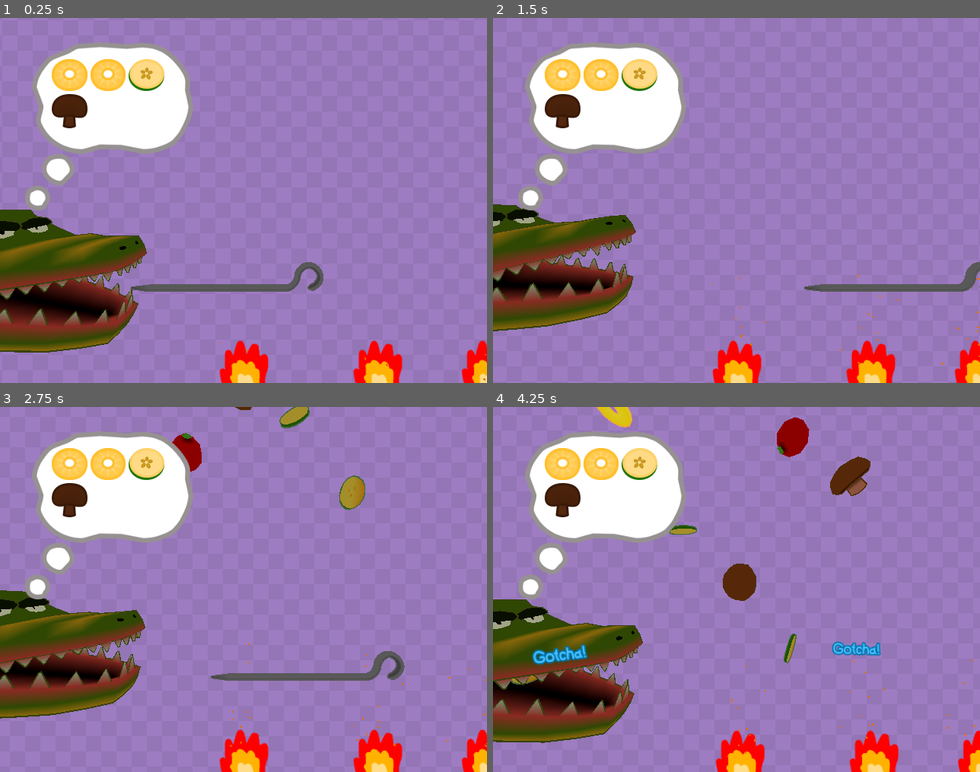
Above: before the commit, frames 1-4 (two rows, left to right).
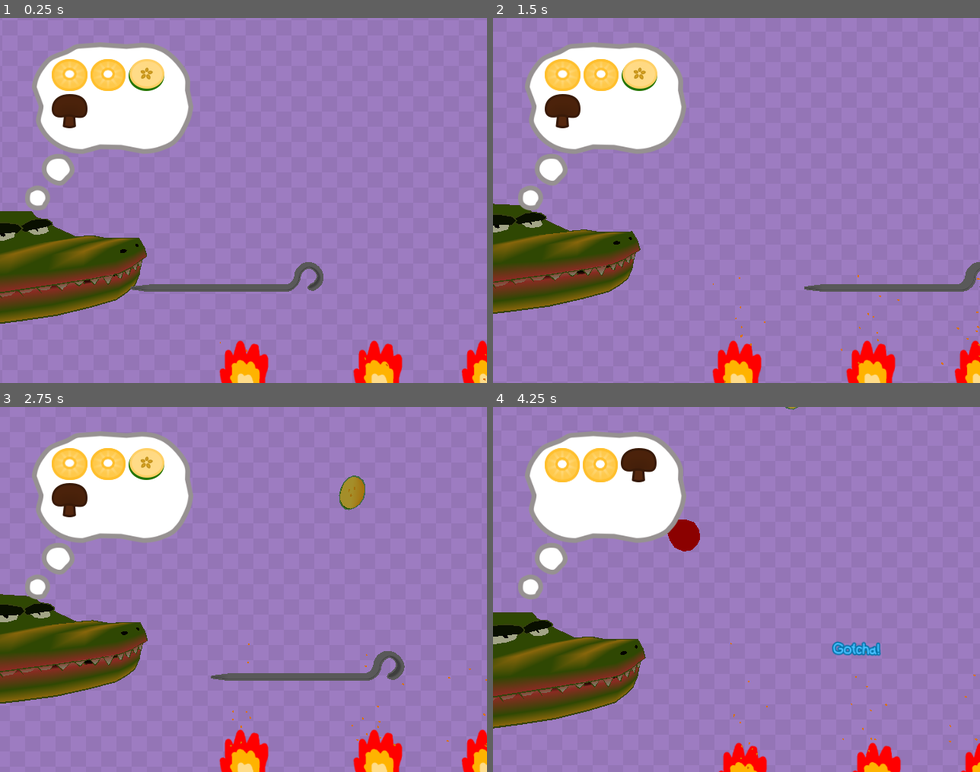
Above: after the commit, the same moments.

Repository: MartinLeGrand/AGES2026GameJam
Game: Godot game, scene res://Project/Maps/GameScene.tscn
The game is run twice, just before and just after one commit, with the same random seed, the same clock (stepped at 60 frames per second) and the same inputs. The engine's default icon, where the game draws it, is replaced by a stand-in: a white triangle on a blue panel in a dark square.
Inputs:
- Up to frame 1 (0.25 s): no input
- Up to frame 2 (1.5 s): hold Right (ui_right) 0.53-1.28 s; hold Left (ui_left) from 1.28 s (still down)
- Up to frame 3 (2.75 s): release Left (ui_left) at 2.03 s; hold Right (ui_right) from 2.03 s (still down)
- Up to frame 4 (4.25 s): release Right (ui_right) at 3.53 s; hold Left (ui_left) from 3.53 s (still down)

The runs differ from the first frame. In frame 1, 5.9% of the frame differs, in the area x 0-31%, y 52-92%; in frame 2, 7.3%; in frame 3, 7.7%; in frame 4, 15%, in the area x 0-100%, y 0-100%.

Commit message:
Spawn time change

Diff:
--- a/Project/Maps/GameScene.tscn
+++ b/Project/Maps/GameScene.tscn
@@ -8,13 +8,14 @@
 [ext_resource type="PackedScene" uid="uid://crkma5gafw4qf" path="res://Project/Prefabs/text_effect_spawner.tscn" id="4_e8hnt"]
 [ext_resource type="Script" uid="uid://na5ryfkm6iaj" path="res://Project/Scripts/text_test.gd" id="5_q8uac"]
 [ext_resource type="Material" uid="uid://cx6utliwik3uh" path="res://Project/Materials/vertex_unshaded.tres" id="6_p7xys"]
+[ext_resource type="Script" uid="uid://bhuyt7axr0w2s" path="res://Project/Scripts/chomper.gd" id="8_p7xys"]
 [ext_resource type="PackedScene" uid="uid://jhui4717qmye" path="res://Project/GameObjects/Collector/Collector.tscn" id="9_e8hnt"]
 [ext_resource type="PackedScene" uid="uid://dr6dff44m6wmu" path="res://Project/GameObjects/Fire/Fire.tscn" id="10_q8uac"]
 
 [sub_resource type="Environment" id="Environment_d2qli"]
 background_mode = 3
 
-[sub_resource type="ArrayMesh" id="ArrayMesh_13412"]
+[sub_resource type="ArrayMesh" id="ArrayMesh_d2qli"]
 _surfaces = [{
 "aabb": AABB(-2.900878, 0.104405165, -7.277389, 5.801756, 3.235161, 8.368149),
 "format": 34359742465,
@@ -112,92 +113,6 @@
 "vertex_data": PackedByteArray("vOEsO7KqOz6k9o6/A98ZQKY07D8/gmU/rd+RP5Xpdj/ASdnAUycfQLgXRj6h9Xq/cOc7QDkwFj7+RwY+cEonwD2 …(8371 unchanged characters)…
 }]
 
-[sub_resource type="Animation" id="Animation_7cqvo"]
-length = 0.001
-tracks/0/type = "value"
-tracks/0/imported = false
-tracks/0/enabled = true
-tracks/0/path = NodePath("Crocodile/Croc_Top:position")
-tracks/0/interp = 1
-tracks/0/loop_wrap = true
-tracks/0/keys = {
-"times": PackedFloat32Array(0),
-"transitions": PackedFloat32Array(1),
-"update": 0,
-"values": [Vector3(0, 0, 0)]
-}
-tracks/1/type = "value"
-tracks/1/imported = false
-tracks/1/enabled = true
-tracks/1/path = NodePath("Crocodile/Croc_Top:rotation")
-tracks/1/interp = 1
-tracks/1/loop_wrap = true
-tracks/1/keys = {
-"times": PackedFloat32Array(0),
-"transitions": PackedFloat32Array(1),
-"update": 0,
-"values": [Vector3(0, 0, 0)]
-}
-tracks/2/type = "value"
-tracks/2/imported = false
-tracks/2/enabled = true
-tracks/2/path = NodePath("Crocodile/Croc_Top/Croc_Bottom:rotation")
-tracks/2/interp = 1
-tracks/2/loop_wrap = true
-tracks/2/keys = {
-"times": PackedFloat32Array(0),
-"transitions": PackedFloat32Array(1),
-"update": 0,
-"values": [Vector3(-0.22755672, -1.1566771e-09, 1.01221405e-08)]
-}
-
-[sub_resource type="Animation" id="Animation_hatxp"]
-resource_name = "croc_idle"
-length = 2.0
-loop_mode = 1
-tracks/0/type = "value"
-tracks/0/imported = false
-tracks/0/enabled = true
-tracks/0/path = NodePath("Crocodile/Croc_Top:position")
-tracks/0/interp = 2
-tracks/0/loop_wrap = true
-tracks/0/keys = {
-"times": PackedFloat32Array(0, 1, 2),
-"transitions": PackedFloat32Array(1, 1, 1),
-"update": 0,
-"values": [Vector3(0, 0, 0), Vector3(0, 0.5, 0), Vector3(0, 0, 0)]
-}
-tracks/1/type = "value"
-tracks/1/imported = false
-tracks/1/enabled = true
-tracks/1/path = NodePath("Crocodile/Croc_Top:rotation")
-tracks/1/interp = 2
-tracks/1/loop_wrap = true
-tracks/1/keys = {
-"times": PackedFloat32Array(0, 1, 1.5, 2),
-"transitions": PackedFloat32Array(1, 1, 1, 1),
-"update": 0,
-"values": [Vector3(0, 0, 0), Vector3(0.08726646, 0, 0), Vector3(0.1308997, 0, 0), Vector3(0, 0, 0)]
-}
-tracks/2/type = "value"
-tracks/2/imported = false
-tracks/2/enabled = true
-tracks/2/path = NodePath("Crocodile/Croc_Top/Croc_Bottom:rotation")
-tracks/2/interp = 2
-tracks/2/loop_wrap = true
-tracks/2/keys = {
-"times": PackedFloat32Array(0, 1, 2),
-"transitions": PackedFloat32Array(1, 1, 1),
-"update": 0,
-"values": [Vector3(-0.22755672, -1.1566771e-09, 1.01221405e-08), Vector3(-0.116937056, 0, 0), Vector3(-0.22755672, -1.1566771e-09, 1.01221405e-08)]
-}
-
-[sub_resource type="AnimationLibrary" id="AnimationLibrary_gctcx"]
-_data = {
-&"RESET": SubResource("Animation_7cqvo"),
-&"croc_idle": SubResource("Animation_hatxp")
-}
-
 [node name="GameScene" type="Node3D" unique_id=111185863]
 
 [node name="Camera3D" type="Camera3D" parent="." unique_id=1676383726]
@@ -219,9 +134,11 @@
 
 [node name="Spawner" parent="." unique_id=1467685239 instance=ExtResource("2_wot6h")]
 transform = Transform3D(1, 0, 0, 0, 1, 0, 0, 0, 1, 0, 10, -5)
+spawn_time = 1.3
 
 [node name="Spear" parent="." unique_id=1700181818 instance=ExtResource("3_d62tq")]
 transform = Transform3D(1, 0, 0, 0, 1, 0, 0, 0, 1, -0.72889566, -3.8391643, -5)
+brake_force = 5.0
 max_move_x = 14.0
 
 [node name="TextEffectSpawner" parent="Spear" unique_id=902985388 node_paths=PackedStringArray("canvasLayer") instance=ExtResource("4_e8hnt")]
@@ -231,8 +148,12 @@
 [node name="Node3D" type="Node3D" parent="." unique_id=1527390588]
 script = ExtResource("5_q8uac")
 
-[node name="Crocodile" type="Node3D" parent="." unique_id=215106420]
+[node name="Crocodile" type="Node3D" parent="." unique_id=1778846069 node_paths=PackedStringArray("croc_top", "croc_bottom")]
 transform = Transform3D(-4.371139e-08, 0, -1, 0, 1, 0, 1, 0, -4.371139e-08, -12, -3.855, -5)
+script = ExtResource("8_p7xys")
+croc_top = NodePath("Croc_Top")
+croc_bottom = NodePath("Croc_Top/Croc_Bottom")
+metadata/_custom_type_script = "uid://bhuyt7axr0w2s"
 
 [node name="Collector" parent="Crocodile" unique_id=1923489956 instance=ExtResource("9_e8hnt")]
 transform = Transform3D(1, 0, 0, 0, 1, 0, 0, 0, 1, 0, 0.4391284, -2.816393)
@@ -241,7 +162,7 @@
 mesh = SubResource("ArrayMesh_6opy2")
 
 [node name="Croc_Bottom" type="MeshInstance3D" parent="Crocodile/Croc_Top" unique_id=304638799]
-transform = Transform3D(1, -9.861197e-09, -1.1268586e-09, 9.861197e-09, 0.97422063, 0.22559793, -1.1268565e-09, -0.22559793, 0.97422063, 0, 0.2155037, 0)
+transform = Transform3D(1, 0, 0, 0, 0.99939096, -0.0348995, 0, 0.0348995, 0.99939096, 0, 0.45, 0)
 mesh = SubResource("ArrayMesh_0odvm")
 
 [node name="MeshInstance3D" type="MeshInstance3D" parent="Crocodile/Croc_Top/Croc_Bottom" unique_id=1474798136]
@@ -252,10 +173,6 @@
 mesh = SubResource("ArrayMesh_y80wx")
 surface_material_override/0 = SubResource("StandardMaterial3D_bcaam")
 
-[node name="AnimationPlayer" type="AnimationPlayer" parent="." unique_id=1465568509]
-libraries/ = SubResource("AnimationLibrary_gctcx")
-autoplay = &"croc_idle"
-
 [node name="Fire" parent="." unique_id=88479697 instance=ExtResource("10_q8uac")]
 transform = Transform3D(1, 0, 0, 0, 1, 0, 0, 0, 1, 0, -6.6969757, -5)
 
--- a/default_bus_layout.tres
+++ b/default_bus_layout.tres
@@ -23,6 +23,8 @@
 sidechain = &"Eat"
 
 [resource]
+bus/0/mute = true
+bus/0/volume_db = -8.009033
 bus/1/name = &"Music"
 bus/1/solo = false
 bus/1/mute = false
Not shown: 2 places in Project/Maps/GameScene.tscn that only renumber resources
